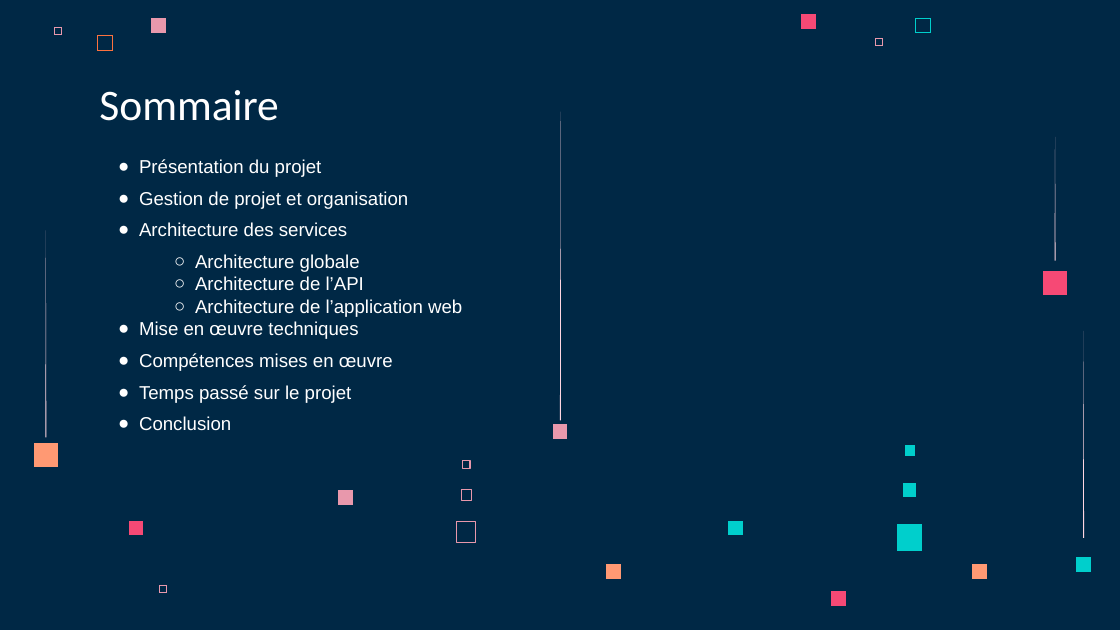
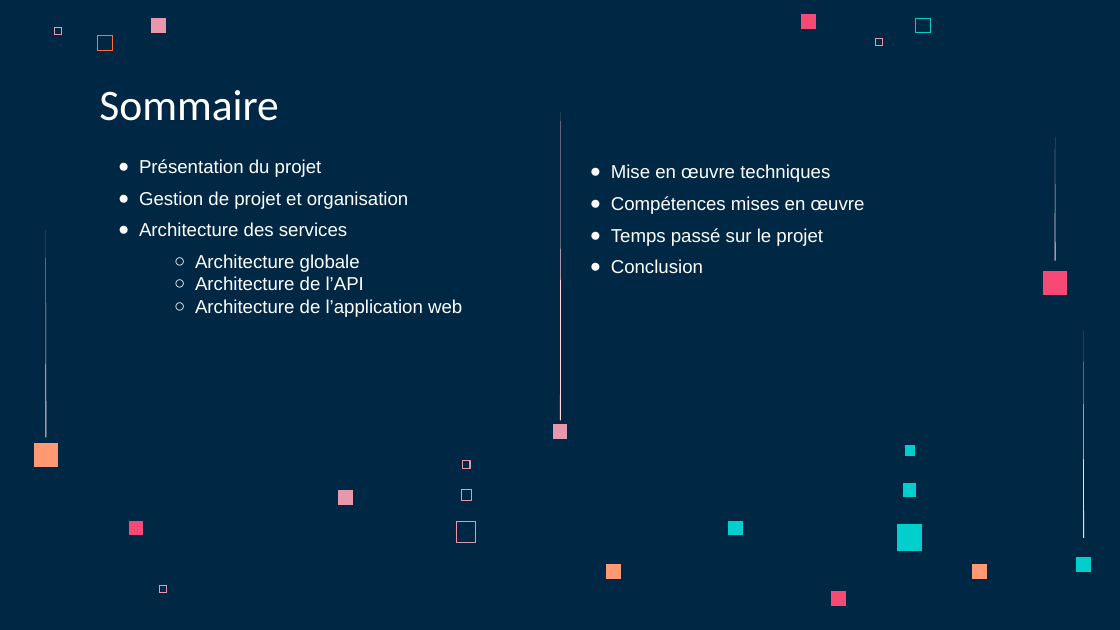
Before and after one commit to LoicSERRE/Projet-annuel-BUT3, a slide deck: slide 2 of Revue de projet/Diapo revue de projet.pptx. Drawn at 1120x630 pixels with LibreOffice and Linux fonts; fonts in the diff are those of the drawing. Boxes give left, top, right and bottom in pixels: in the first picture for what was removed or moved away, otherwise in the second. Text is boxed around its words. In the diff, an @@ line names an element or a change of style, - is before the commit and + after.

```diff
--- a/Revue de projet/Diapo revue de projet.pptx
+++ b/Revue de projet/Diapo revue de projet.pptx
@@ text added at (611,164,865,274), 12 pt, text #FFFFFF @@
+● Mise en œuvre techniques
+● Compétences mises en œuvre
+● Temps passé sur le projet
+● Conclusion
@@ text at (139,321,393,431): paragraphs removed @@
-● Mise en œuvre techniques
-● Compétences mises en œuvre
-● Temps passé sur le projet
-● Conclusion
```
Also in this commit, not shown: 4 other slides changed, 5 slides added, 3 slides removed.
